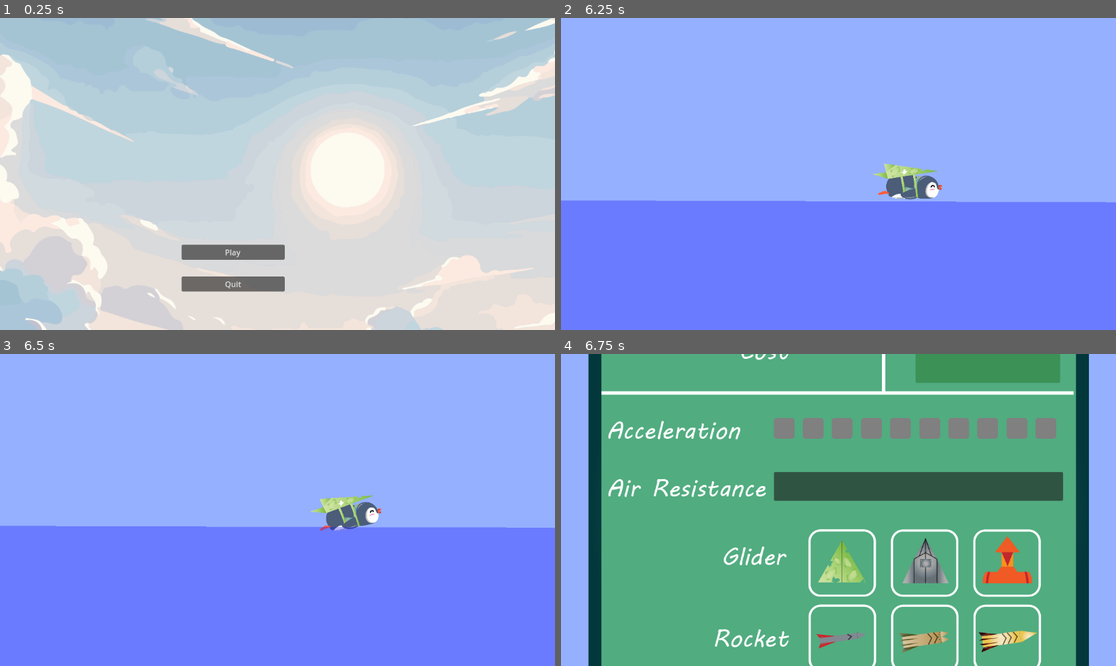
Above: before the commit, frames 1-4 (two rows, left to right).
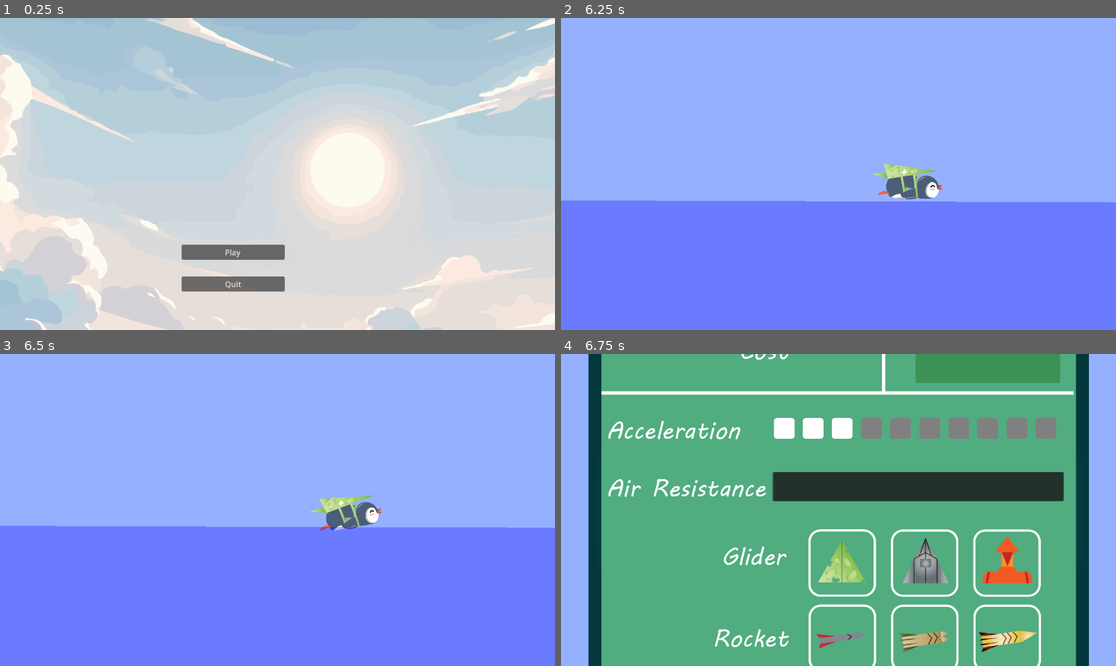
Above: after the commit, the same moments.

Repository: ilietodirascu/Penguin
Game: Godot game, scene res://scenes/menu.tscn
Same seed, same stepped clock (60 frames per second), same inputs: the game is played once before the commit and once after it.
Inputs:
- Up to frame 1 (0.25 s): no input
- Up to frame 2 (6.25 s): click "Play" at 0.5 s; hold Space (apply_boost) 1.28-2.03 s; hold Right (ui_right) 1.28-2.78 s; tap Space (apply_boost) at 2.1, 3.6, 5.1 s; hold Left (ui_left) 2.78-3.53 s; hold Space (apply_boost) 2.78-3.53 s; hold Right (ui_right) 3.53-5.03 s; hold Space (apply_boost) 4.28-5.03 s; hold Left (ui_left) 5.03-5.78 s; hold Right (ui_right) from 5.78 s (still down); hold Space (apply_boost) from 5.78 s (still down)
- Up to frame 3 (6.5 s): keep holding Right (ui_right); keep holding Space (apply_boost)
- Up to frame 4 (6.75 s): release Right (ui_right) at 6.53 s; release Space (apply_boost) at 6.53 s; hold Left (ui_left) from 6.53 s (still down); tap Space (apply_boost) at 6.6 s

Frames 1-3 are identical in both runs. In frame 4, 5.7% of the frame differs, in the area x 38-91%, y 20-48%.

Commit message:
made the acceleration load from file

Diff:
--- /dev/null
+++ b/config/progression.cfg
@@ -0,0 +1,6 @@
+acceleration=3
+air_resistance=0
+glider=0
+rocket=0
+rocket_fuel=0
+days=0
--- a/scenes/shop.tscn
+++ b/scenes/shop.tscn
@@ -80,4 +80,13 @@
 offset_bottom = 404.5
 metadata/_edit_use_anchors_ = true
 
+[node name="ItemList" type="ItemList" parent="TextureRect"]
+layout_mode = 0
+offset_left = 382.0
+offset_top = 440.0
+offset_right = 987.0
+offset_bottom = 501.0
+max_columns = 20
+fixed_column_width = 50
+
 [connection signal="pressed" from="TextureRect/ReadyButton" to="." method="_on_ready_button_pressed"]
--- a/scripts/upgrade_list.gd
+++ b/scripts/Acceleration.gd
@@ -1,22 +1,25 @@
-extends ItemList
+extends HBoxContainer
 
 var max_upgrade
 var upgrades
 
 func _ready():
-	upgrades = get_node("/root/Upgrades")
+	upgrades = get_node("/root/shop")
 	upgrades.load_from_file()
 
 	var checkbox_empty = preload("res://Assets/ui/checkbox_empty.png")
 	var checkbox_checked = preload("res://Assets/ui/checkbox_checked.png")
 
+
+
 	print(upgrades.acceleration)
 	for i in range(upgrades.acceleration):
-		add_item("", checkbox_checked, true)
+		add_spacer(true)
 
 	for i in range(5 - upgrades.acceleration):
-		add_item("", checkbox_empty, false)
+		add_spacer(false)
 
 
+# Called every frame. 'delta' is the elapsed time since the previous frame.
 func _process(delta):
 	pass
--- a/scripts/upgrades.gd
+++ b/scripts/upgrades.gd
@@ -10,6 +10,7 @@
 var days = 0
 
 func _ready():
+	load_from_file()
 	render_buttons()
 
 func _process(delta):
@@ -40,11 +41,18 @@
 
 func render_buttons():
 	var item_list = $TextureRect/Acceleration
-	var texture = preload("res://Assets/menus/unmarked_box.png")
-	for i in range(10):
-		var item = TextureButton.new()
-		item.texture_normal = texture
-		item.set_h_size_flags(SIZE_EXPAND)
-		item.set_v_size_flags(SIZE_EXPAND)
-		item.set_size(Vector2(60,30))
-		item_list.add_child(item)
+
+	for i in range(acceleration):
+		item_list.add_child(create_btn(preload("res://Assets/menus/marked_box.png")))
+
+	for i in range(10 - acceleration):
+		item_list.add_child(create_btn(preload("res://Assets/menus/unmarked_box.png")))
+
+
+func create_btn(texture : Resource) -> TextureButton:
+	var item = TextureButton.new()
+	item.texture_normal = texture
+	item.set_h_size_flags(SIZE_EXPAND)
+	item.set_v_size_flags(SIZE_EXPAND)
+	item.set_size(Vector2(60,30))
+	return item
Not shown: 1 places in scenes/menu.tscn that only renumber resources
